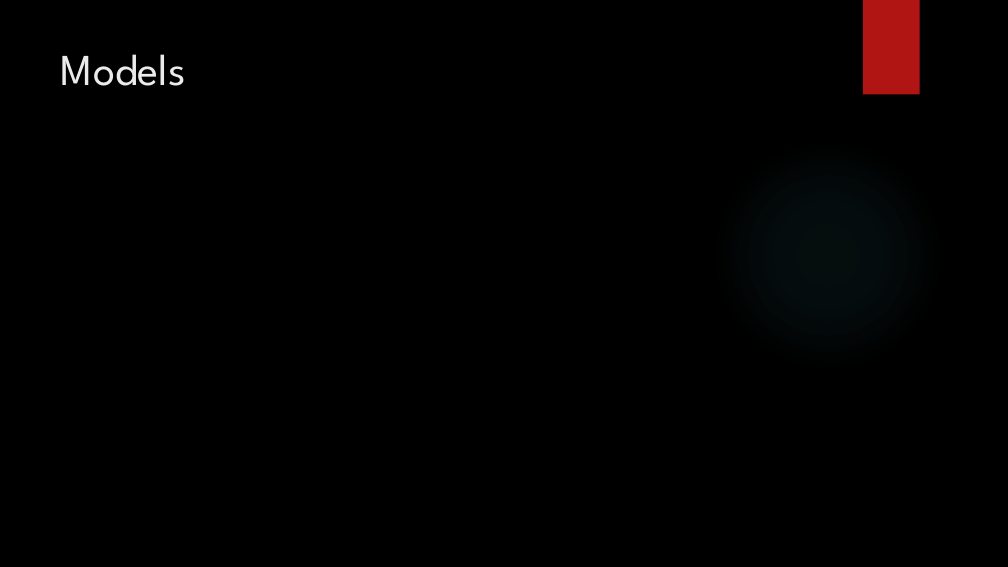
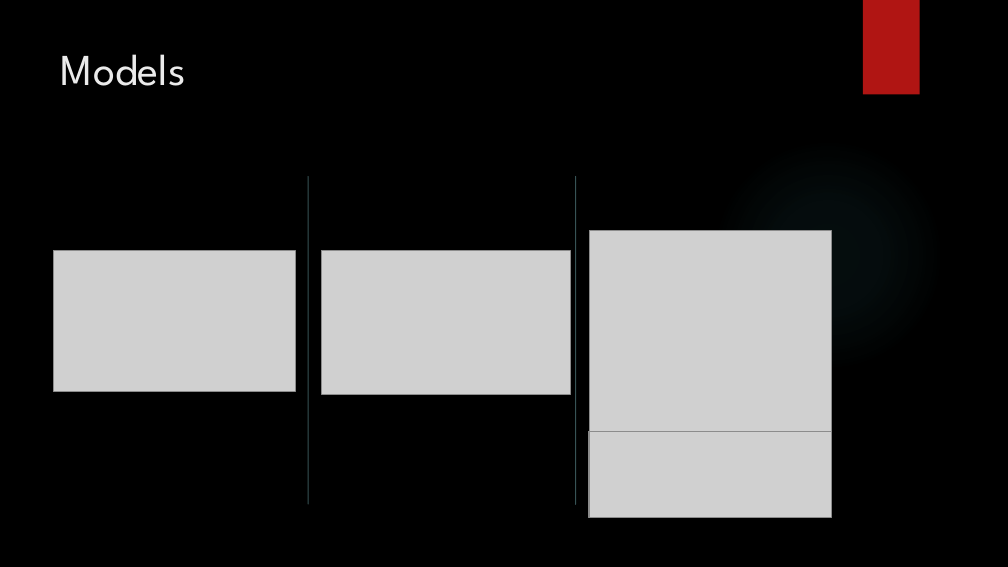
Before and after one commit to Kmkinnear/Data_Project, a slide deck: slide 6 of Presentation.pptx. Drawn at 1008x567 pixels with LibreOffice and Linux fonts; fonts in the diff are those of the drawing; grey boxes stand for pictures; background and template pictures are left out. Boxes give left, top, right and bottom in pixels: in the first picture for what was removed or moved away, otherwise in the second. Text is boxed around its words. In the diff, an @@ line names an element or a change of style, - is before the commit and + after.

```diff
--- a/Presentation.pptx
+++ b/Presentation.pptx
@@ line added from (308, 176) to (308, 504), #8AD0D6 1 pt @@
@@ line added from (575, 176) to (575, 504), #8AD0D6 1 pt @@
@@ picture added at (589, 231, 831, 446) @@
@@ picture added at (54, 250, 296, 392) @@
@@ picture added at (322, 250, 570, 394) @@
@@ picture added at (588, 432, 830, 518) @@
@@ picture added at (589, 432, 831, 518) @@
```
Also in this commit, not shown: 1 other slide changed.
